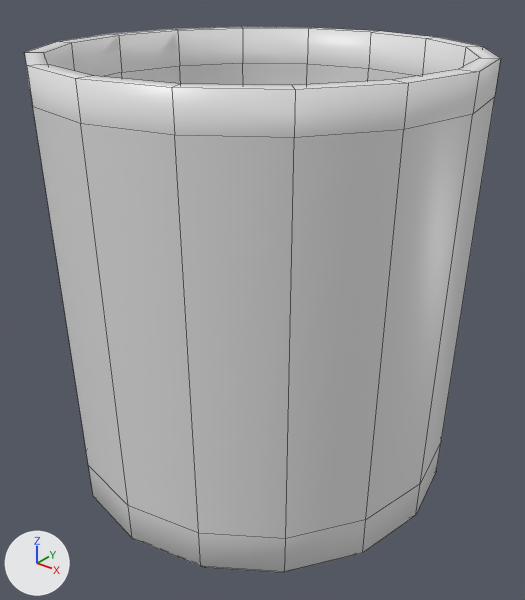
A saved change to the FBX model Assets/Meshes/glass-lowball.fbx.
One viewpoint serves both versions: a camera (50 mm lens) standing at (0.0861, -0.1071, 0.061) and looking at (0.0016, -0.0015, -0.0044). Arrows for +X, +Y and +Z are at lower left; the lights stay in place. Mesh edges are drawn as thin lines. Where no turn or scale is listed for an object, it has been applied to the vertices.
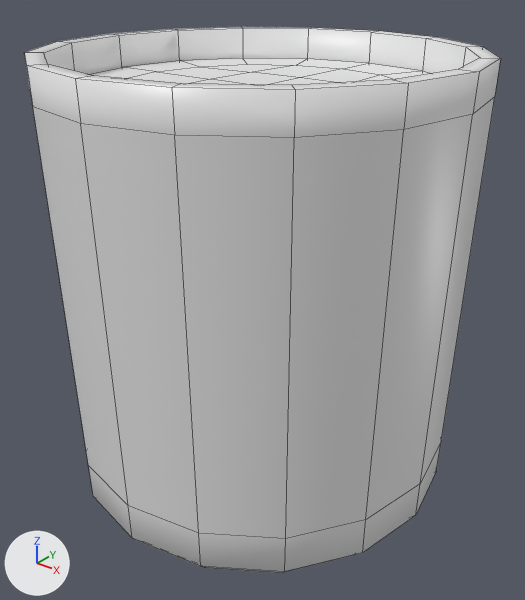
The newer file is also turned or shifted as a whole; pictures and numbers use the older file's frame.

Where the change shows, as pixel boxes [x1, y1, x2, y2] in the pictures (525 x 600 px):
'liquid_lowball', added: after [89, 58, 430, 85]

Edits to the bpy script that builds the scene:
```text
Add me_liquid_lowball_mesh:
    me_liquid_lowball_mesh.from_pydata(...)  # 114 vertices, 112 faces; spans x -0.0376..0.0376, y -0.0376..0.0376, z 0.0167..0.0826
    me_liquid_lowball_mesh.materials.append(mat_material_001)  # white #e7e7e7
Add ob_liquid_lowball:
    ob_liquid_lowball = bpy.data.objects.new('liquid_lowball', me_liquid_lowball_mesh)
    ob_liquid_lowball.location = (0.0, 0.0, -0.0445)
```
